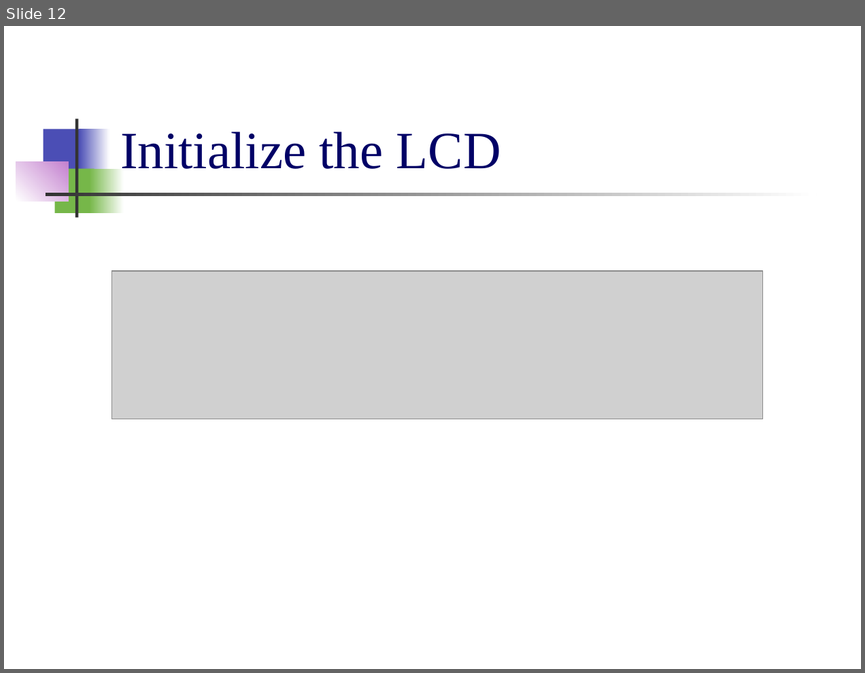
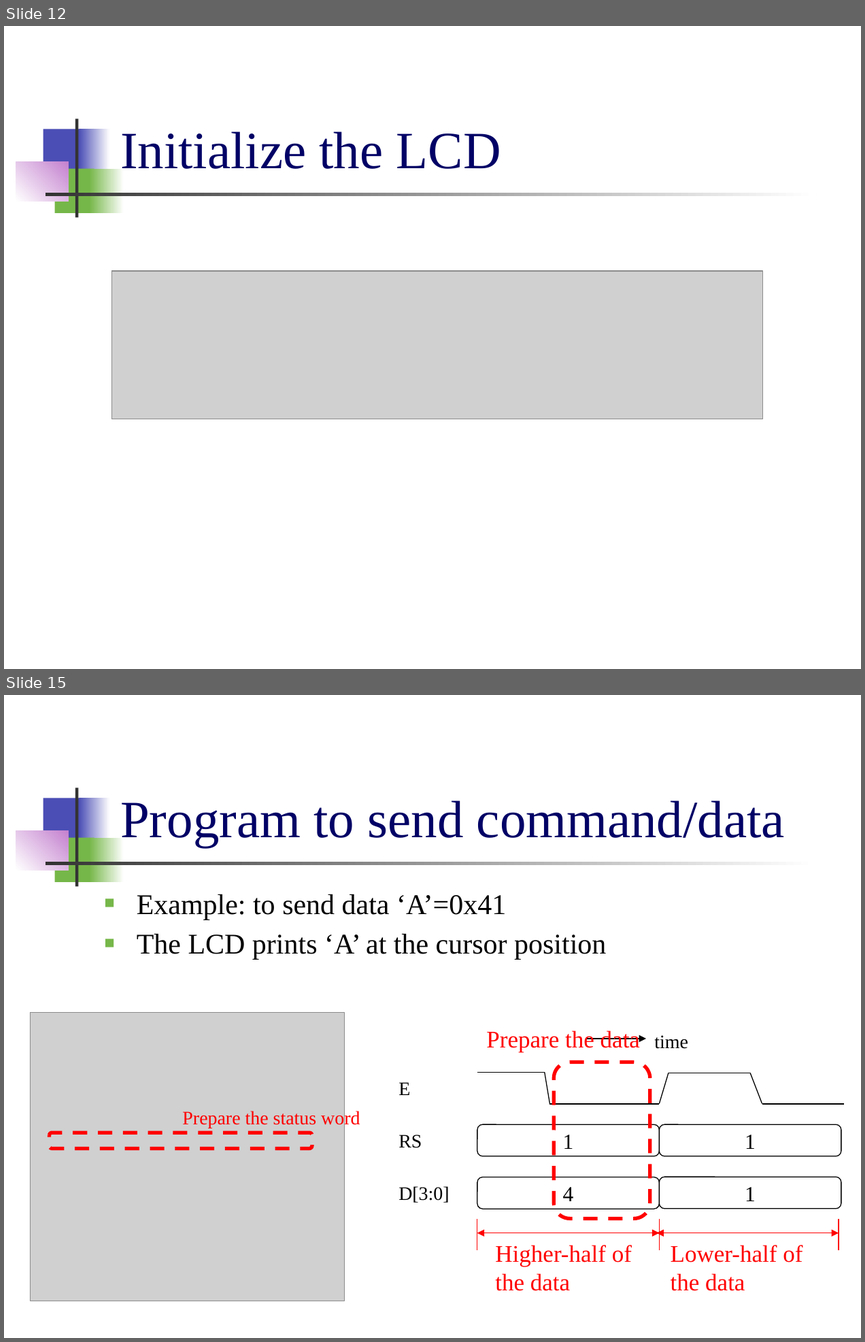
Before and after one commit to CGUSystemCourses/MicroProcessorsLab-2015, a slide deck: Labs/Lab05-LCD/Lab05-LCD.pptx. Shown one above the other, each under a label of ours: slide 12 before the commit, slides 12 and 15 after it; the slides between them are not shown. The pictures are 865x673 and 865x1342 pixels, drawn with LibreOffice and Linux fonts; fonts in the diff are those of the drawing; grey boxes stand for pictures. Boxes give left, top, right and bottom in pixels: in the first picture for what was removed or moved away, otherwise in the second. Text is boxed around its words. In the diff, an @@ line names an element or a change of style, - is before the commit and + after.

```diff
--- a/Labs/Lab05-LCD/Lab05-LCD.pptx
+++ b/Labs/Lab05-LCD/Lab05-LCD.pptx
@@ slide 15 added at (4,695,861,1338), background #FFFFFF; not listed: 7 template elements that a slide beside it also shows @@
@@ title added at (120,800,785,847), 44 pt, text #000066 @@
+Program to send command/data
@@ text added at (137,894,606,960), 24 pt, text #000000 @@
+■ Example: to send data ‘A’=0x41
+■ The LCD prints ‘A’ at the cursor position
@@ picture added at (31,1013,344,1301) @@
@@ group added at (398,1030,844,1291): 10 lines, 7 texts, 5 rounded rectangles, 2 double arrows, 1 arrow @@
+E
+RS
+D[3:0]
+1
+4
+1
+1
+time
+Prepare the data
+Higher-half of
+the data
+Lower-half of
+the data
@@ text added at (182,1110,360,1128), 16 pt, text #FF0000 @@
+Prepare the status word
@@ rounded rectangle added at (50,1132,313,1149), outline #FF0000 3 pt dashed @@
```
Also in this commit, not shown: 4 slides changed, 2 other slides added.
